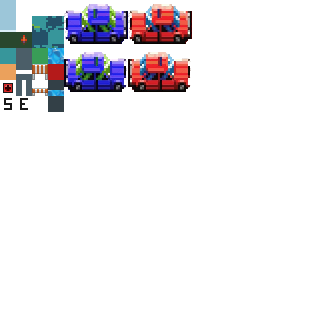
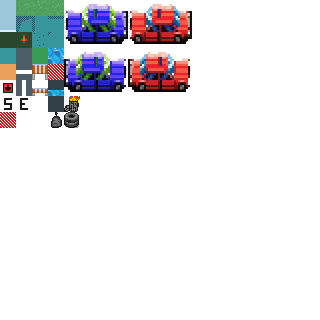
Layered file, before and after one edit (320x320). Changes by layer:
painted on "level.png" over [0, 0, 80, 128]
